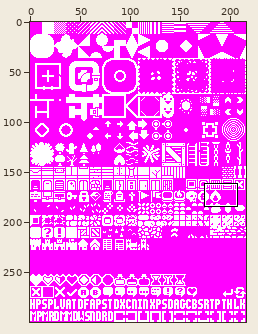
A sprite sheet gets an edit: assets/font-tiles.png. Above, an overview of the earlier version with the close-up marked.
Close-up. Before:
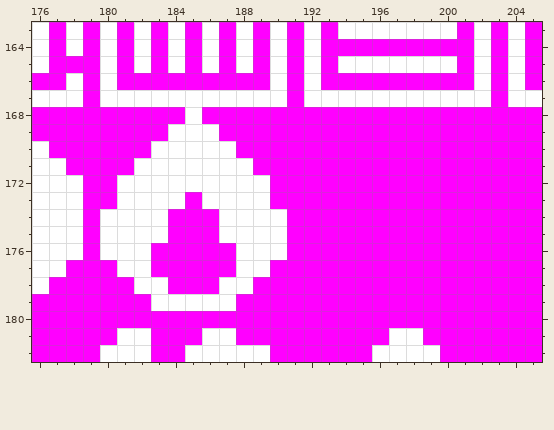
The file is 216x300 pixels. Shown: x 176..205, y 163..182. The commit also changed other parts of the picture, which this record leaves out.
The result:
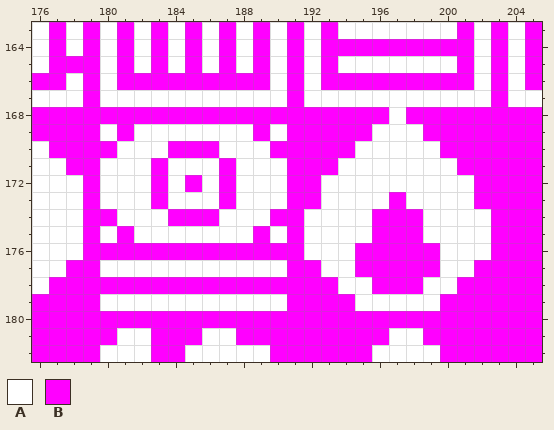
Palette (. is transparent): A #ffffff  B #ff00ff
What changed:
y 168: x 185 A -> B; x 197 B -> A
y 169: x 180 B -> A; x 182..183 BB -> AA; x 187..188 BB -> AA; x 190 B -> A; x 196..198 BBB -> AAA
y 170: x 181..182 BB -> AA; x 184..186 AAA -> BBB; x 188..189 BB -> AA; x 195..199 BBBBB -> AAAAA
y 171: x 180..181 BB -> AA; x 183 A -> B; x 187 A -> B; x 189..190 BB -> AA; x 194..200 BBBBBBB -> AAAAAAA
y 172: x 180 B -> A; x 183 A -> B; x 185 A -> B; x 187 A -> B; x 190 B -> A; x 193..201 BBBBBBBBB -> AAAAAAAAA
y 173: x 180 B -> A; x 183 A -> B; x 185 B -> A; x 187 A -> B; x 190 B -> A; x 193..196 BBBB -> AAAA; x 198..201 BBBB -> AAAA
y 174: x 180 A -> B; x 190 A -> B; x 192..195 BBBB -> AAAA; x 199..202 BBBB -> AAAA
y 175: x 181 A -> B; x 184..186 BBB -> AAA; x 189 A -> B; x 192..195 BBBB -> AAAA; x 199..202 BBBB -> AAAA
y 176: x 180..182 AAA -> BBB; x 188..190 AAA -> BBB; x 192..194 BBB -> AAA; x 200..202 BBB -> AAA
y 177: x 180 B -> A; x 183..187 BBBBB -> AAAAA; x 190 B -> A; x 193..194 BB -> AA; x 200..201 BB -> AA
y 178: x 182..183 AA -> BB; x 187..188 AA -> BB; x 194..195 BB -> AA; x 199..200 BB -> AA
y 179: x 180..182 BBB -> AAA; x 188..190 BBB -> AAA; x 195..199 BBBBB -> AAAAA
Changed places in both close-ups, as pixel boxes (x1, y1, x2, y2):
changed: (100, 107, 491, 311)
